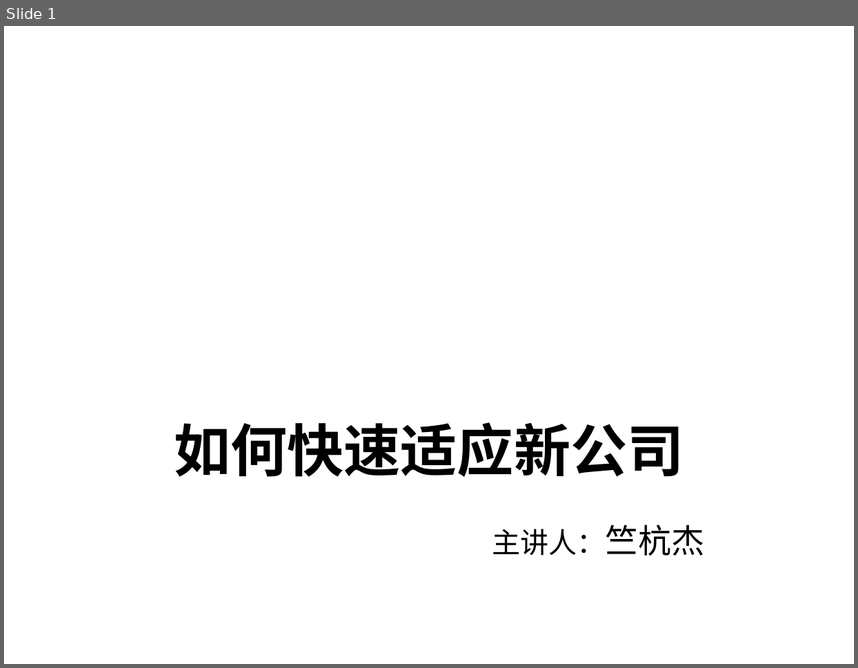
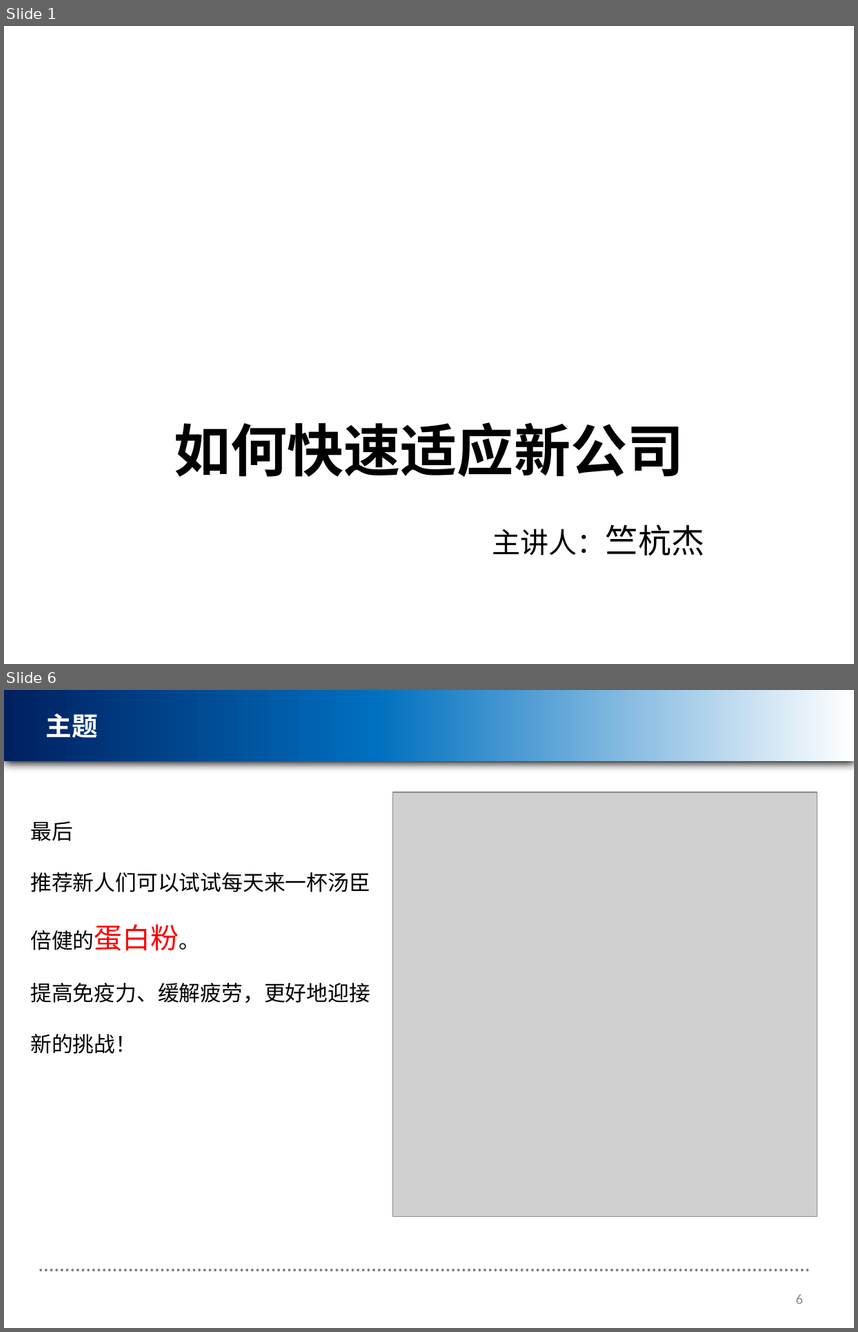
Before and after one commit to joeyFuck/some-thing-that-joey-like-to-do, a slide deck: 衡泰新人分享--如何快速适应新公司.pptx. Shown one above the other, each under a label of ours: slide 1 before the commit, slides 1 and 6 after it; the slides between them are not shown. The pictures are 858x668 and 858x1332 pixels, drawn with LibreOffice and Linux fonts; fonts in the diff are those of the drawing; grey boxes stand for pictures; background and template pictures are left out. Boxes give left, top, right and bottom in pixels: in the first picture for what was removed or moved away, otherwise in the second. Text is boxed around its words. In the diff, an @@ line names an element or a change of style, - is before the commit and + after.

```diff
--- a/衡泰新人分享--如何快速适应新公司.pptx
+++ b/衡泰新人分享--如何快速适应新公司.pptx
@@ slide 6 added at (x1=4, y1=690, x2=854, y2=1328), background #FFFFFF @@
@@ rectangle added at (x1=4, y1=690, x2=854, y2=761), fill gradient #002060 to #0070C0 to #FFFFFF @@
@@ text added at (x1=46, y1=719, x2=357, y2=753), 22 pt, text #FFFFFF, bold @@
+单击此处编辑母版标题样式
@@ title added at (x1=46, y1=713, x2=98, y2=738), 22 pt, text #FFFFFF, bold @@
+主题
@@ picture added at (x1=393, y1=792, x2=818, y2=1216) @@
@@ text added at (x1=30, y1=821, x2=370, y2=1054), 18 pt, text #000000 @@
+最后
+推荐新人们可以试试每天来一杯汤臣
+倍健的蛋白粉。
+提高免疫力、缓解疲劳，更好地迎接
+新的挑战！
@@ line added from (41, 1270) to (811, 1270), #808080 2.25 pt dashed @@
@@ page number added at (x1=796, y1=1294, x2=803, y2=1303), 12 pt, text #8C8C8C @@
+6
```
Also in this commit, not shown: 2 slides changed, 2 other slides added.
